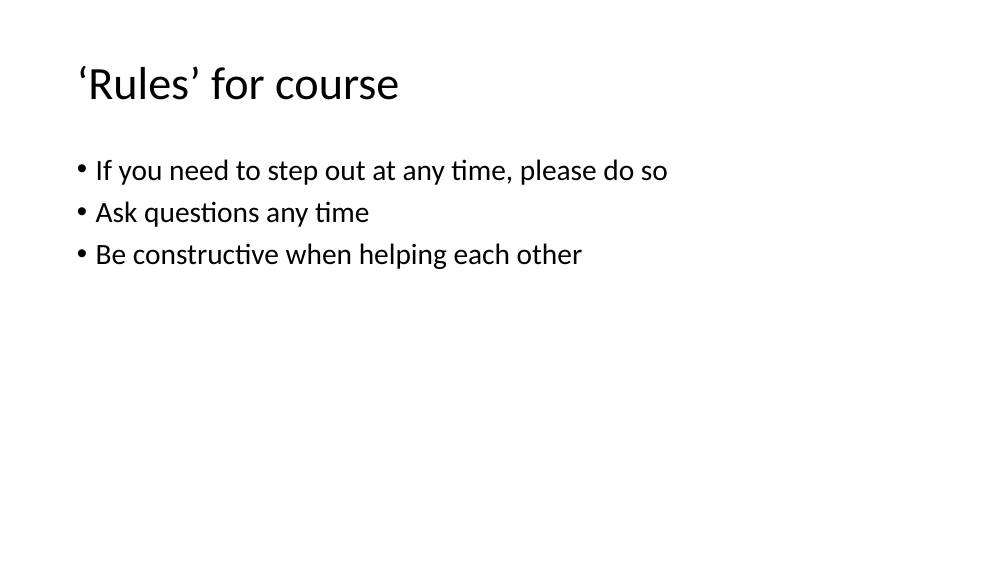
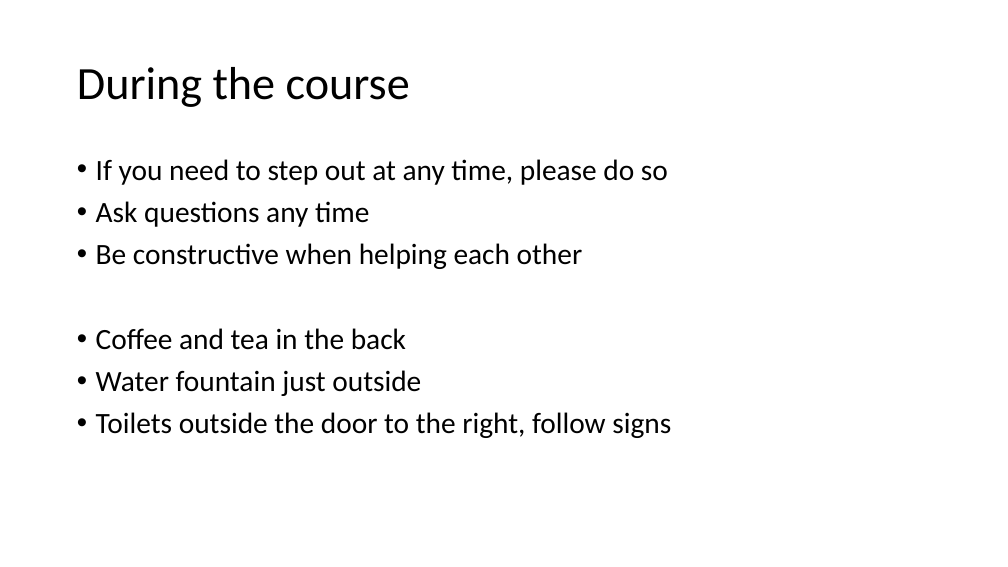
Before and after one commit to DoriMG/SN_python_course, a slide deck: slide 7 of Jan 2020/lectures/0_introduction.pptx. Drawn at 1008x567 pixels with LibreOffice and Linux fonts; fonts in the diff are those of the drawing. Boxes give left, top, right and bottom in pixels: in the first picture for what was removed or moved away, otherwise in the second. Text is boxed around its words. In the diff, an @@ line names an element or a change of style, - is before the commit and + after.

```diff
--- a/Jan 2020/lectures/0_introduction.pptx
+++ b/Jan 2020/lectures/0_introduction.pptx
@@ title at box(77, 67, 410, 107): text changed @@
-‘Rules’ for course
+During the course
@@ text at box(96, 328, 671, 438): paragraphs added @@
+• Coffee and tea in the back
+• Water fountain just outside
+• Toilets outside the door to the right, follow signs
```
Also in this commit, not shown: 1 slide added, 2 other files.
